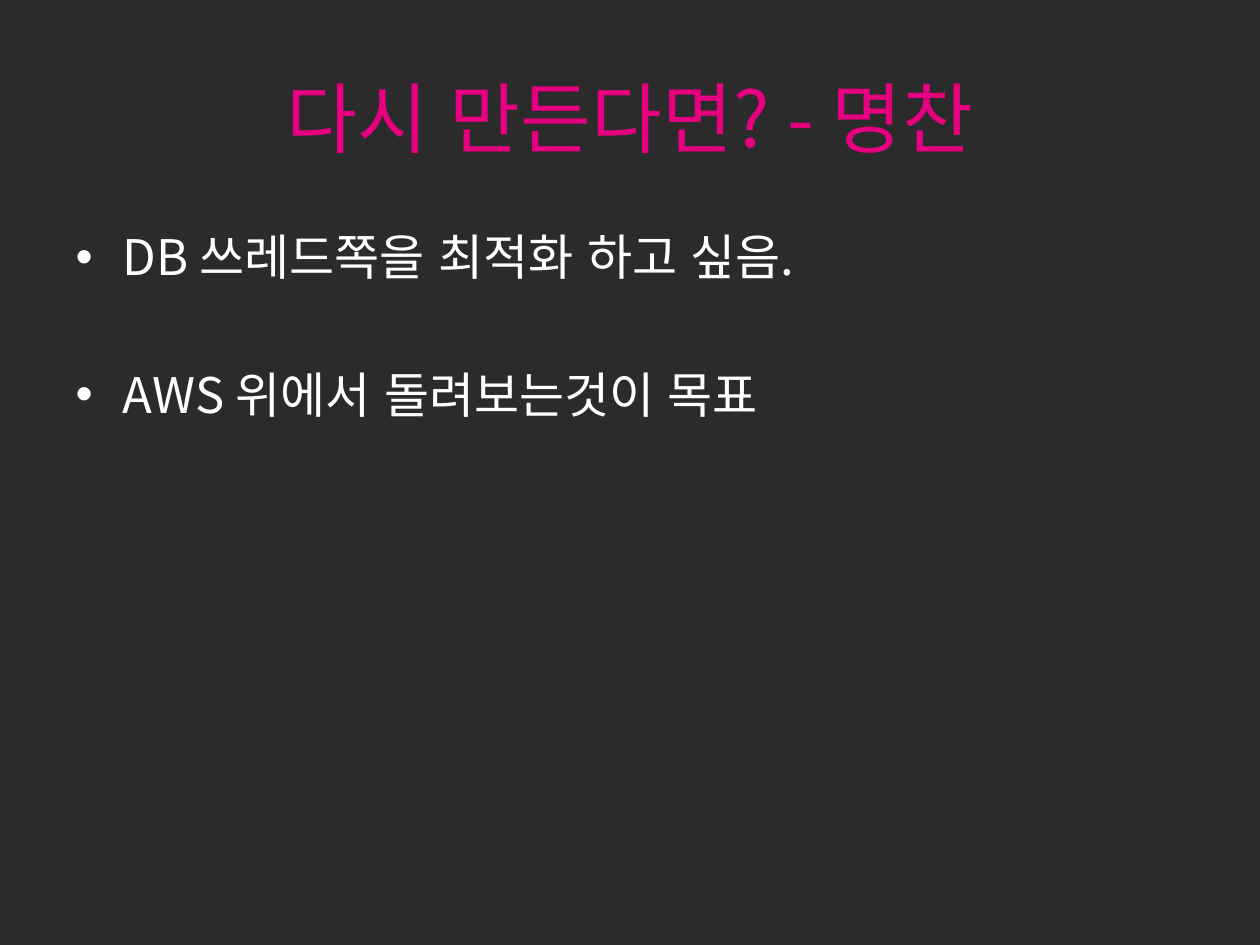
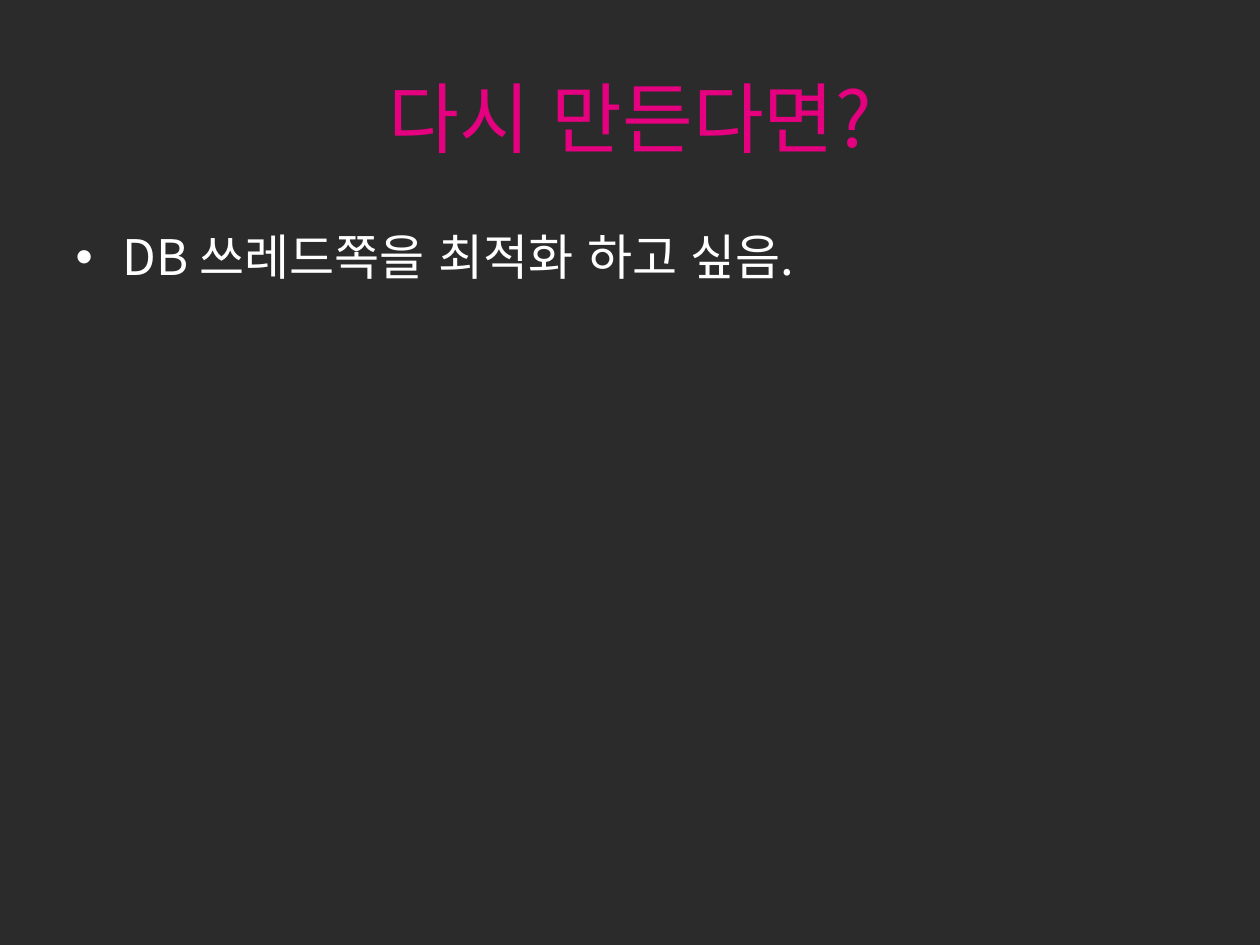
Before and after one commit to seokmin/2016ServerProject, a slide deck: slide 32 of 서버프로젝트.pptx (slide 26 before the commit). Drawn at 1260x945 pixels with LibreOffice and Linux fonts; fonts in the diff are those of the drawing; background and template pictures are left out; a plain dark background stands for a picture behind light text. Boxes give left, top, right and bottom in pixels: in the first picture for what was removed or moved away, otherwise in the second. Text is boxed around its words. In the diff, an @@ line names an element or a change of style, - is before the commit and + after.

```diff
--- a/서버프로젝트.pptx
+++ b/서버프로젝트.pptx
@@ title at box(388, 83, 871, 153): text changed @@
-다시 만든다면? - 명찬
+다시 만든다면?
@@ text at box(123, 372, 758, 417): paragraph removed @@
-• AWS 위에서 돌려보는것이 목표
```
Also in this commit, not shown: 4 other slides changed, 8 slides added, 2 slides removed.
